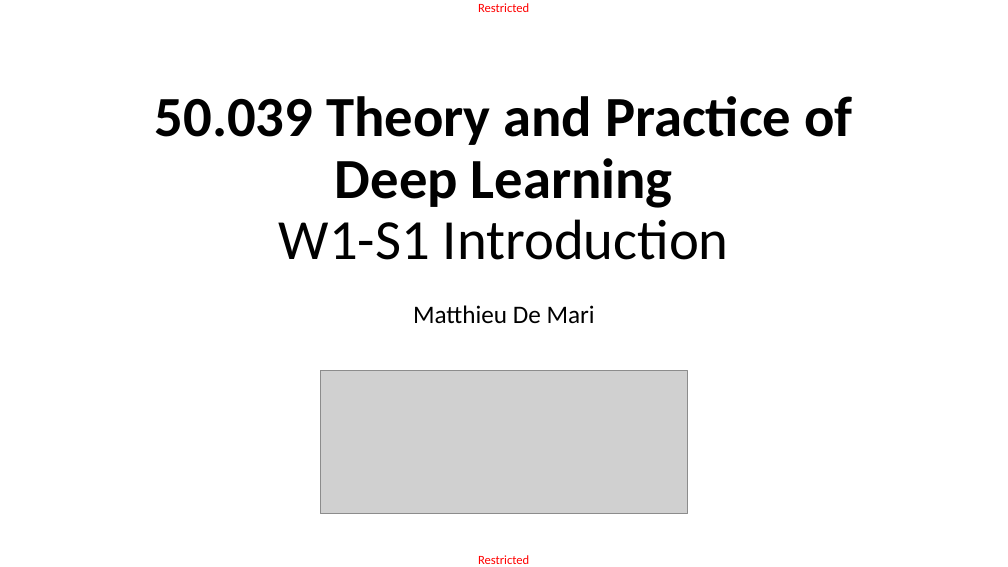
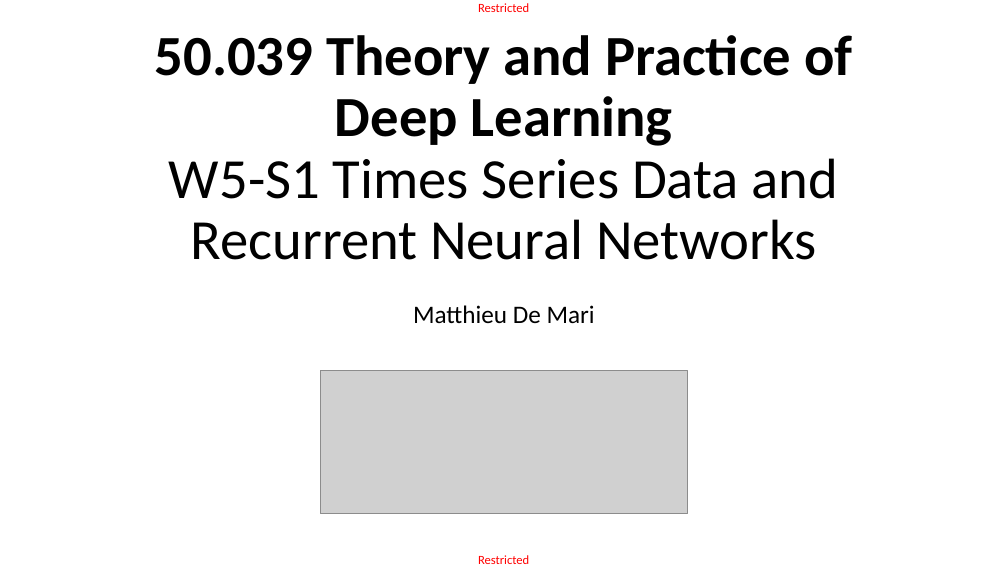
Before and after one commit to matthieudemari/SUTD_DL_50_039, a slide deck: slide 1 of W5/0. All/W5.pptx. Drawn at 1008x567 pixels with LibreOffice and Linux fonts; fonts in the diff are those of the drawing; grey boxes stand for pictures. Boxes give left, top, right and bottom in pixels: in the first picture for what was removed or moved away, otherwise in the second. Text is boxed around its words. In the diff, an @@ line names an element or a change of style, - is before the commit and + after.

```diff
--- a/W5/0. All/W5.pptx
+++ b/W5/0. All/W5.pptx
@@ title at <box>155,35,852,260</box>: text changed; bold off @@
-50.039 Theory and Practice of
-Deep Learning
-W1-S1 Introduction
+50.039 Theory and Practice of
+Deep Learning
+W5-S1 Times Series Data and
+Recurrent Neural Networks
```
Also in this commit, not shown: 2 other slides changed, 33 slides added, 6 other files.
